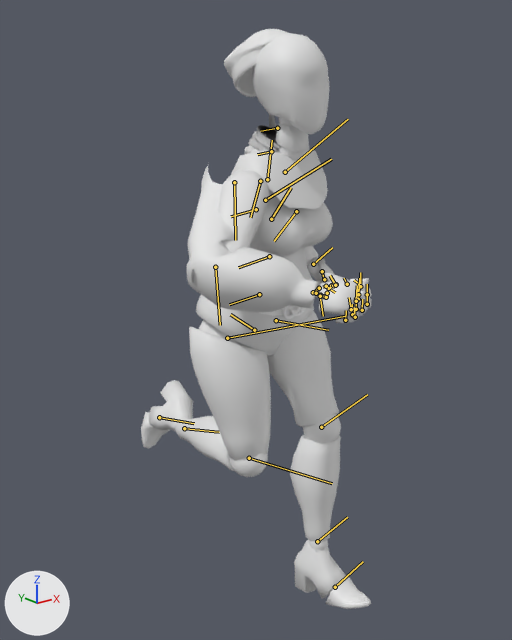
The FBX model TRUE_ENTROPY_UNITYPROJECT/Assets/Animation/Ruth/Player/Run.fbx: old version first, new version second.
Before and after are seen from a camera (50 mm lens) standing at (-1.069, -1.334, 1.26) and looking at (-0.005, -0.004, 0.728). Arrows for +X, +Y and +Z are at lower left; the lights stay in place. Both versions are drawn at frame 9 of the action 'Take 001'; the numbers are the values there. The bones that bend it are drawn over the model as lines.

The first picture shows 'Beret', 'Pants', 'Ruth', 'Shirt'.
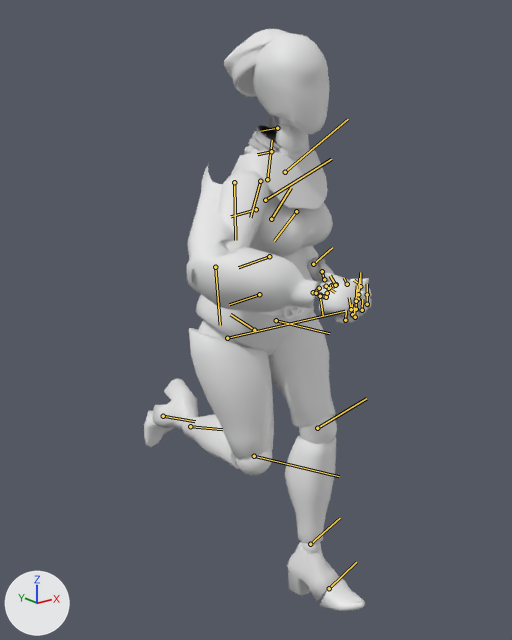
Location of each change, [x1, y1, x2, y2] in pixels of the pictures (512 x 640 px):
'Ruth', posed: before [141, 33, 371, 609]; after [144, 33, 371, 611]
bone 'Tina_R_Leg_Thigh', root to tip: before (227, 338) to (345, 316); after (227, 338) to (345, 311)
bone 'Tina_R_Foot01', root to tip: before (184, 428) to (219, 432); after (190, 426) to (222, 429)
bone 'Tina_L_Leg_Thigh', root to tip: before (276, 320) to (328, 330); after (276, 320) to (329, 333)
bone 'Tina_L_Foot01', root to tip: before (317, 541) to (347, 517); after (310, 544) to (340, 518)

The change, as a diff of the scene's bpy script:
```diff
--- a/TRUE_ENTROPY_UNITYPROJECT/Assets/Animation/Ruth/Player/Run.fbx.py
+++ b/TRUE_ENTROPY_UNITYPROJECT/Assets/Animation/Ruth/Player/Run.fbx.py
@@ bone_tina_r_leg_thigh @@
 bone_tina_r_leg_thigh = bpy.data.objects['Tina_Root'].pose.bones['Tina_R_Leg_Thigh']  # child of 'Tina_Pelvis'
-bone_tina_r_leg_thigh.rotation_quaternion = (0.93, 0.284, -0.234, 0.023)  # degrees (35, -27, -6)
+bone_tina_r_leg_thigh.rotation_quaternion = (0.928, 0.291, -0.229, 0.05)  # degrees (35, -27, -3)
@@ bone_tina_r_foot01 @@
 bone_tina_r_foot01 = bpy.data.objects['Tina_Root'].pose.bones['Tina_R_Foot01']  # child of 'Tina_R_Leg_Tibia'
-bone_tina_r_foot01.rotation_quaternion = (0.978, -0.084, 0.191, 0.0)  # degrees (-10, 22, -2)
+bone_tina_r_foot01.rotation_quaternion = (0.98, -0.063, 0.181, -0.051)  # degrees (-9, 20, -8)
@@ bone_tina_l_leg_thigh @@
 bone_tina_l_leg_thigh = bpy.data.objects['Tina_Root'].pose.bones['Tina_L_Leg_Thigh']  # child of 'Tina_Pelvis'
-bone_tina_l_leg_thigh.rotation_quaternion = (0.884, -0.149, -0.409, -0.17)  # degrees (-11, -51, -16)
+bone_tina_l_leg_thigh.rotation_quaternion = (0.885, -0.141, -0.403, -0.187)  # degrees (-9, -50, -20)
@@ bone_tina_l_foot01 @@
 bone_tina_l_foot01 = bpy.data.objects['Tina_Root'].pose.bones['Tina_L_Foot01']  # child of 'Tina_L_Leg_Tibia'
-bone_tina_l_foot01.rotation_quaternion = (0.991, 0.136, -0.002, 0.019)  # degrees (16, 0, 2)
+bone_tina_l_foot01.rotation_quaternion = (0.991, 0.126, -0.01, 0.049)  # degrees (14, -2, 5)
```
